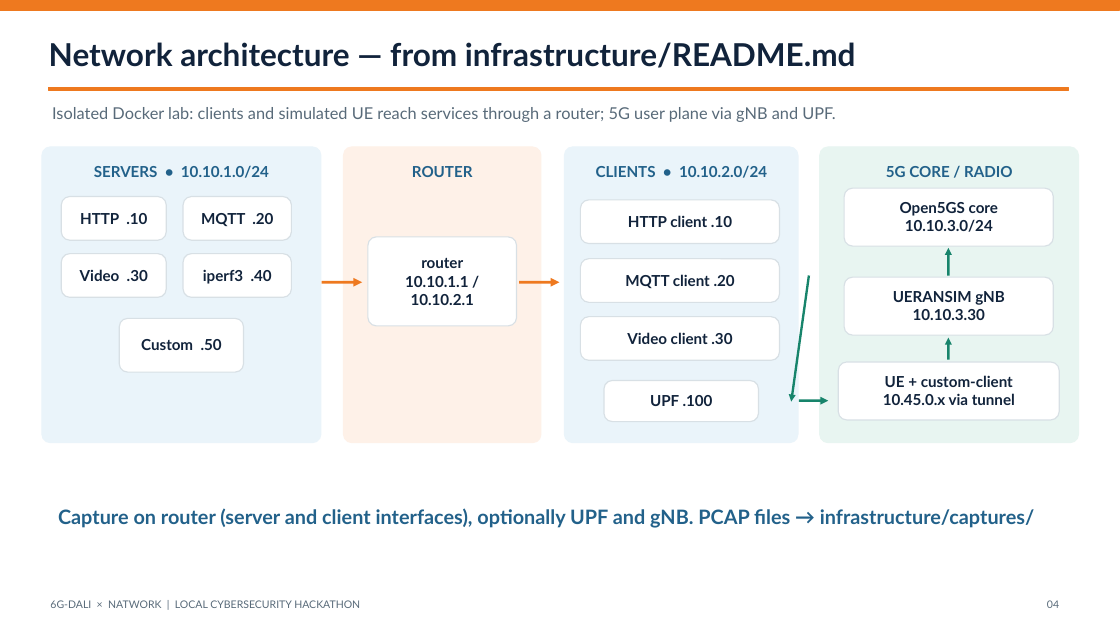
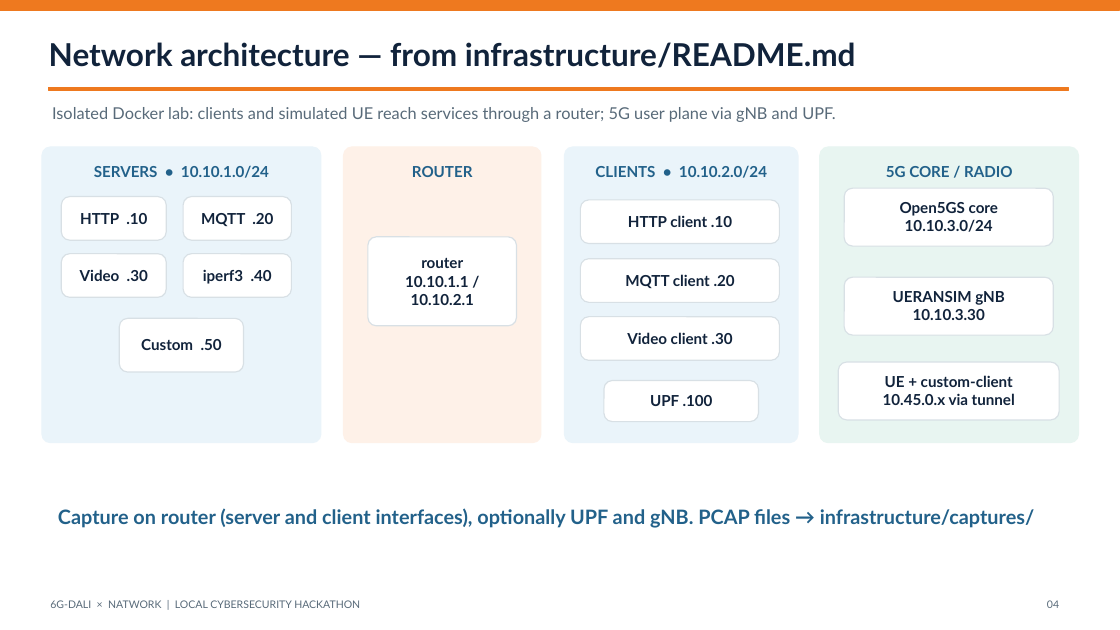
Before and after one commit to Hepia/cloudnet_hackathon, a slide deck: slide 4 of 6G-DALI_NATWORK_Hackathon_Presentation_Final.pptx. Drawn at 1120x630 pixels with LibreOffice and Linux fonts; fonts in the diff are those of the drawing. Boxes give left, top, right and bottom in pixels: in the first picture for what was removed or moved away, otherwise in the second. Text is boxed around its words. In the diff, an @@ line names an element or a change of style, - is before the commit and + after.

Commit message:
Remove arrows from the hackathon presentation

```diff
--- a/6G-DALI_NATWORK_Hackathon_Presentation_Final.pptx
+++ b/6G-DALI_NATWORK_Hackathon_Presentation_Final.pptx
@@ arrow removed from (949, 276) to (949, 248) @@
@@ arrow removed from (322, 282) to (362, 282) @@
@@ arrow removed from (519, 282) to (560, 282) @@
@@ arrow removed from (809, 276) to (791, 402) @@
@@ arrow removed from (949, 360) to (949, 338) @@
@@ arrow removed from (799, 401) to (828, 401) @@
```
